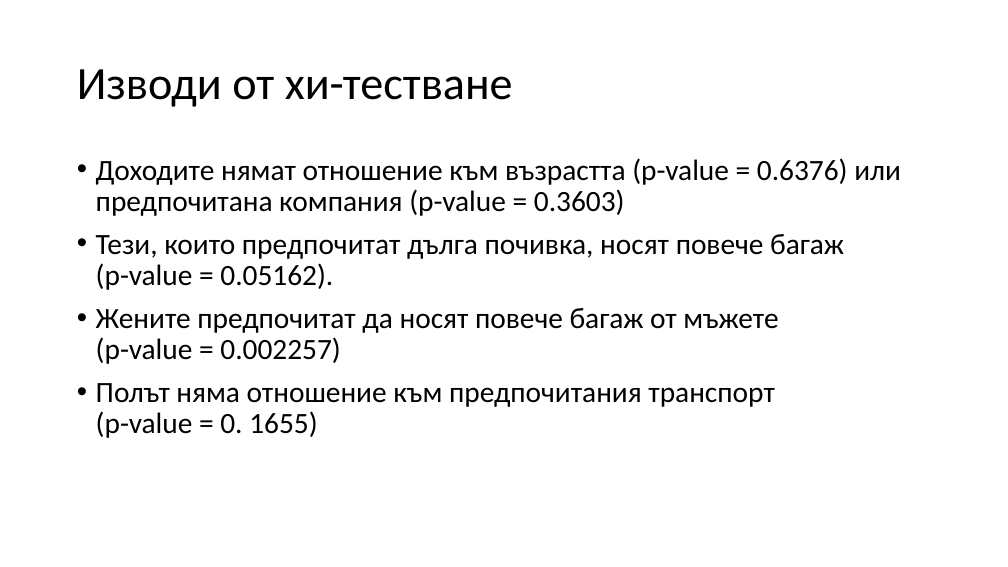
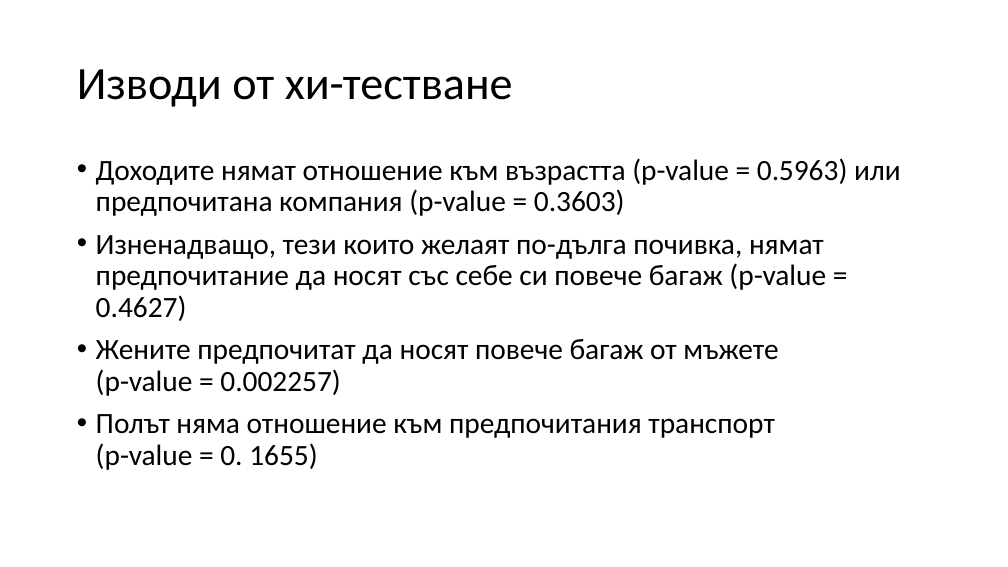
Before and after one commit to EmilianStankov/R-project, a slide deck: slide 13 of Лятна почивка.pptx. Drawn at 1008x567 pixels with LibreOffice and Linux fonts; fonts in the diff are those of the drawing. Boxes give left, top, right and bottom in pixels: in the first picture for what was removed or moved away, otherwise in the second. Text is boxed around its words. In the diff, an @@ line names an element or a change of style, - is before the commit and + after.

Commit message:
change values in presentation

```diff
--- a/Лятна почивка.pptx
+++ b/Лятна почивка.pptx
@@ text at <box>96,158,901,321</box>: text changed @@
-• Доходите нямат отношение към възрастта (p-value = 0.6376) или предпочитана компания (p-value = 0.3603)
-• Тези, които предпочитат дълга почивка, носят повече багаж
-  (p-value = 0.05162).
+• Доходите нямат отношение към възрастта (p-value = 0.5963) или предпочитана компания (p-value = 0.3603)
+• Изненадващо, тези които желаят по-дълга почивка, нямат предпочитание да носят със себе си повече багаж (p-value = 0.4627)
```
Also in this commit, not shown: 1 other file.
